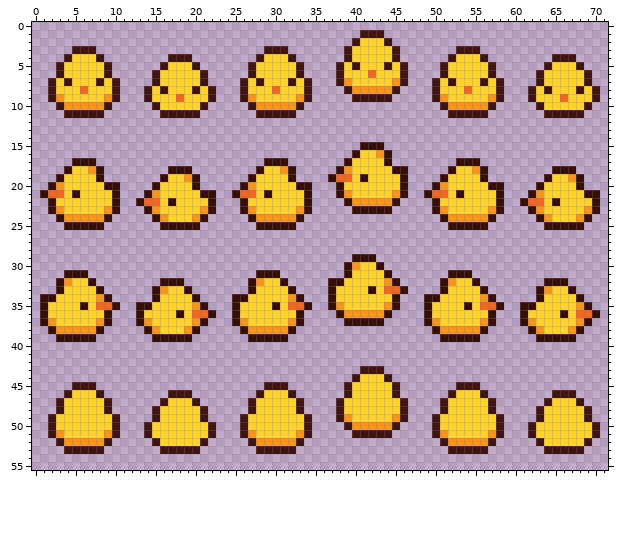
Two states of a sprite sheet, public/Leghorn_lv1_Move.png. This is how it looked before the edit.
The file is 72x56 pixels.
The result:
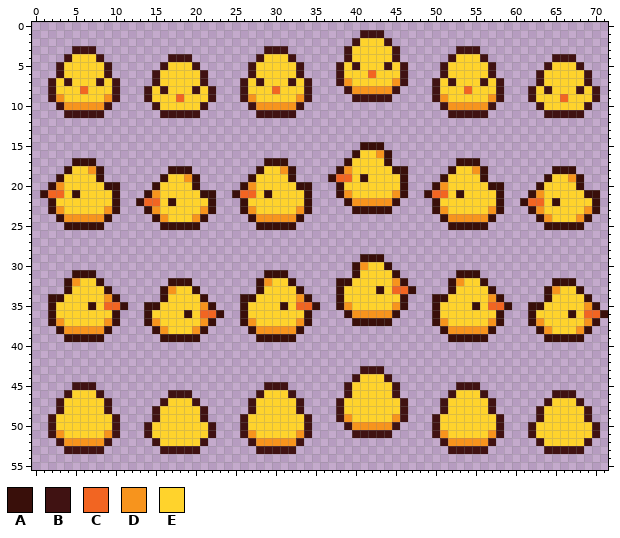
Palette (. is transparent): A #390f0a  B #401212  C #f26522  D #f7941d  E #ffd32c
Diff:
@@ x 0..71 @@
 28 ........................................................................
-29 ........................................AAA.............................
-30 .......................................ADEEA............................
-31 ....AAA.....................AAA........AEEEEA.......AAA.................
-32 ...ADEEA........AAA........ADEEA.....AAEEEEEDA.....ADEEA........AAA.....
-33 ...AEEEEA......ADEEA.......AEEEEA....AEEEEAECCA....AEEEEA......ADEEA....
-34 .AAEEEEEDA.....AEEEEA....AAEEEEEDA...AEEEEEEEA...AAEEEEEDA.....AEEEEA...
-35 .AEEEEAECCA..AAEEEEEDA...AEEEEAECCA..ADEEEEEDA...AEEEEAECCA..AAEEEEEDA..
-36 .AEEEEEEEA...AEEEEAECCA..AEEEEEEEA....ADDDDDA....AEEEEEEEA...AEEEEAECCA.
-37 .ADEEEEEDA...ADEEEEEDA...ADEEEEEDA.....AAAAA.....ADEEEEEDA...ADEEEEEDA..
-38 ..ADDDDDA.....ADEEEDA.....ADDDDDA.................ADDDDDA.....ADEEEDA...
-39 ...AAAAA.......AAAAA.......AAAAA...................AAAAA.......AAAAA....
+29 .........................................AAA............................
+30 ........................................ADEEA...........................
+31 .....AAA.....................AAA........AEEEEA.......AAA................
+32 ....ADEEA........AAA........ADEEA.....AAEEEEEDA.....ADEEA........AAA....
+33 ....AEEEEA......ADEEA.......AEEEEA....AEEEEAECCA....AEEEEA......ADEEA...
+34 ..AAEEEEEDA.....AEEEEA....AAEEEEEDA...AEEEEEEEA...AAEEEEEDA.....AEEEEA..
+35 ..AEEEEAECCA..AAEEEEEDA...AEEEEAECCA..ADEEEEEDA...AEEEEAECCA..AAEEEEEDA.
+36 ..AEEEEEEEA...AEEEEAECCA..AEEEEEEEA....ADDDDDA....AEEEEEEEA...AEEEEAECCA
+37 ..ADEEEEEDA...ADEEEEEDA...ADEEEEEDA.....AAAAA.....ADEEEEEDA...ADEEEEEDA.
+38 ...ADDDDDA.....ADEEEDA.....ADDDDDA.................ADDDDDA.....ADEEEDA..
+39 ....AAAAA.......AAAAA.......AAAAA...................AAAAA.......AAAAA...
 40 ........................................................................
Where, in picture pixels (left, top, right, bottom), the same in both pictures:
changed: (40, 254, 608, 342)
